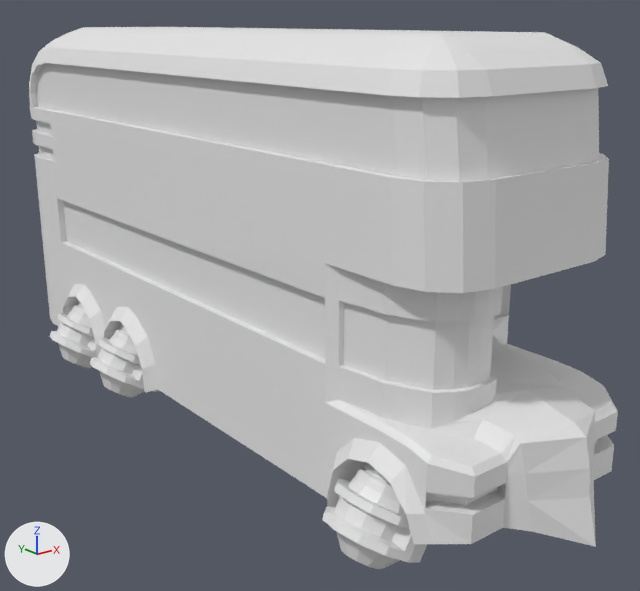
What one commit did to the Blender file firstDiorama.blend.
Both versions are drawn from a camera (50 mm lens) standing at (-2.16, -3.07, 1.67) and looking at (0.24, -0.08, 0.48). The axes (+X, +Y, +Z) are drawn at lower left. The lights are the same throughout.
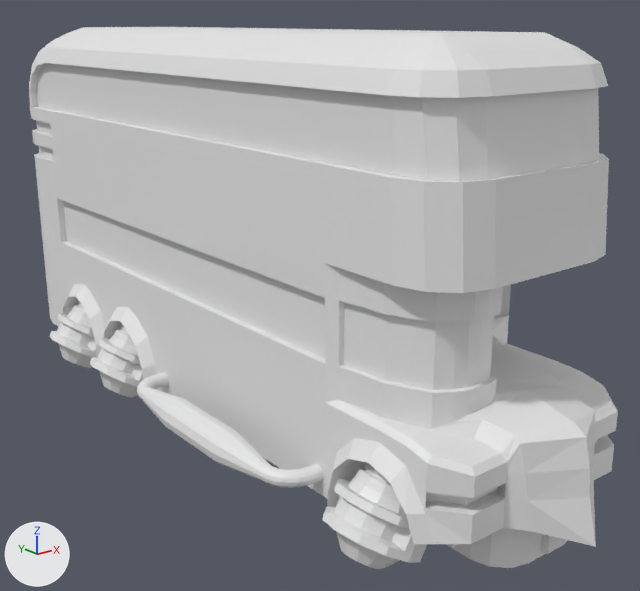
Commit message: Add battery
Add battery

Boxes (x1, y1, x2, y2) around the edits, measured in the pictures (640 x 591 px):
'Vert', modifiers changed (not visible before): after (137, 373, 323, 488)
'Battery', added: after (446, 528, 569, 568)

Patch to the scene script:
```diff
--- a/firstDiorama.blend.py
+++ b/firstDiorama.blend.py
@@ me_cube_004 @@
+me_cube_004.from_pydata(...)  # 128 vertices, 114 faces; spans x -1.11..1.11, y -1.11..1.11, z -1.0..1.0
@@ ob_vert @@
 ob_vert.location = (0.03, 0.191, 0.172)
+_m = ob_vert.modifiers.new('Mirror', 'MIRROR')
@@ ob_battery @@
+ob_battery = bpy.data.objects.new('Battery', me_cube_004)
+ob_battery.location = (0.017, -1.32, 0.096)
+ob_battery.scale = (0.235, 0.235, 0.0989)
```
